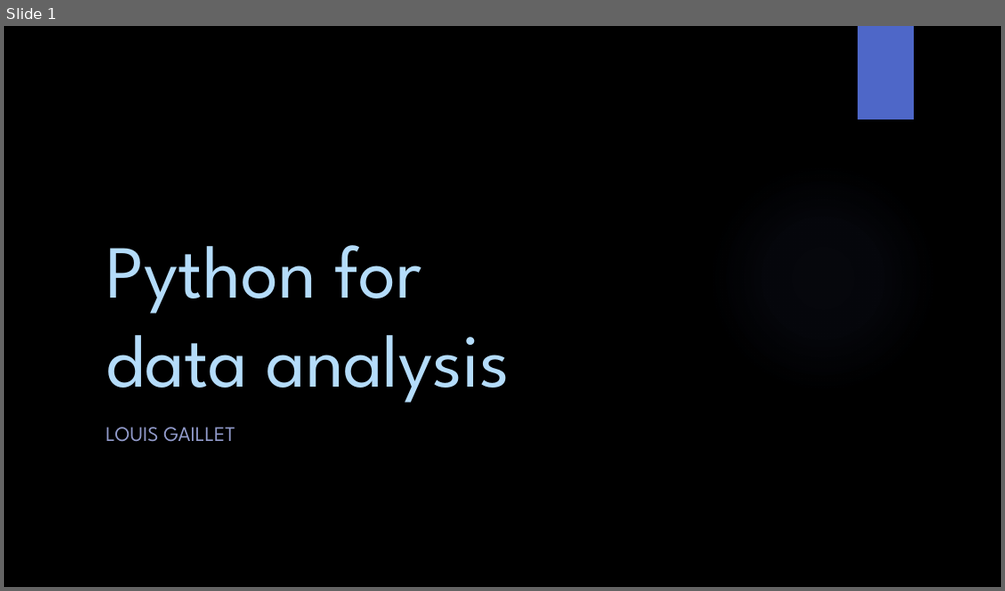
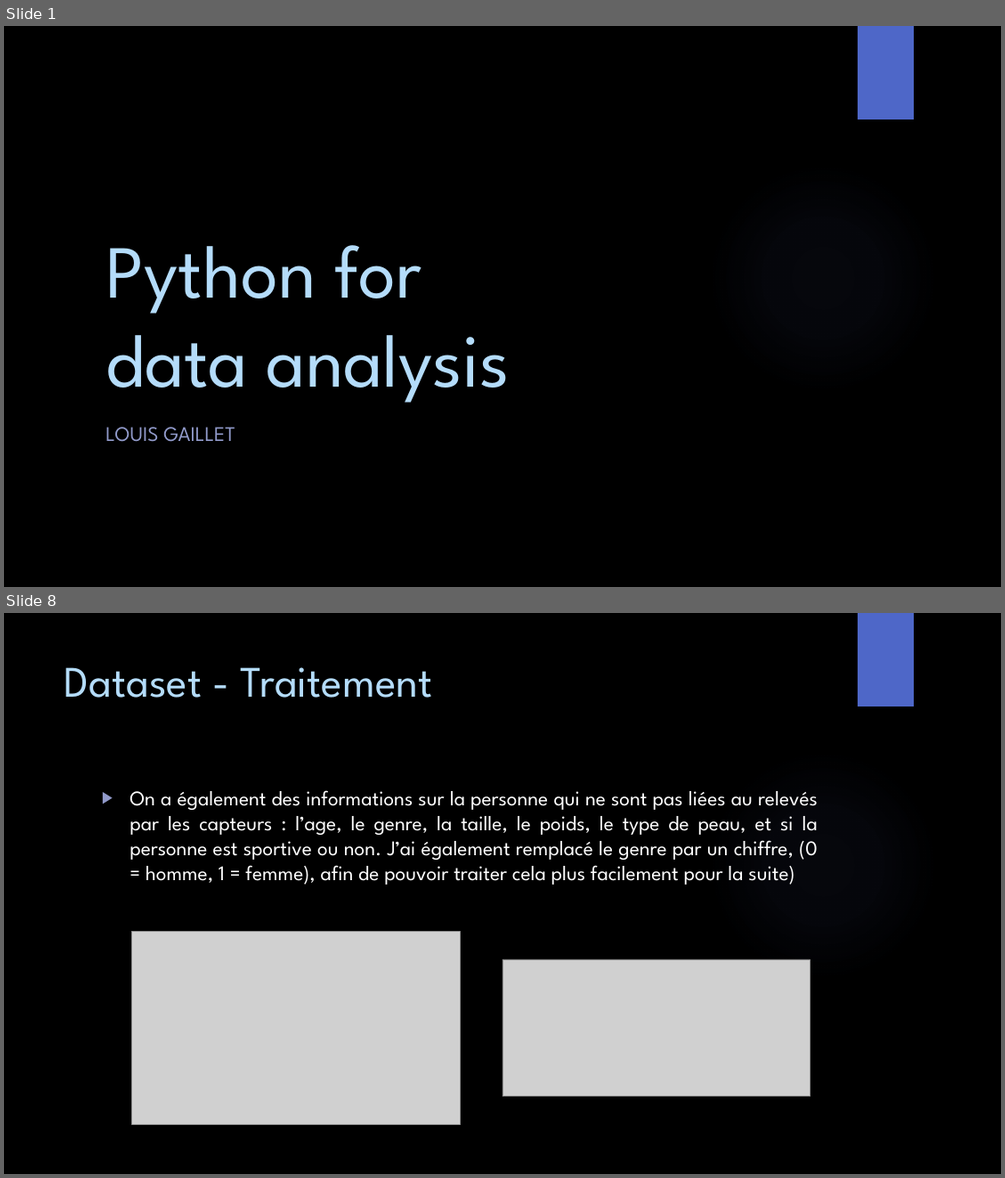
Before and after one commit to GailletLouis/Python_for_data_analysis, a slide deck: presentation.pptx. Shown one above the other, each under a label of ours: slide 1 before the commit, slides 1 and 8 after it; the slides between them are not shown. The pictures are 1005x591 and 1005x1178 pixels, drawn with LibreOffice and Linux fonts; fonts in the diff are those of the drawing; grey boxes stand for pictures; background and template pictures are left out. Boxes give left, top, right and bottom in pixels: in the first picture for what was removed or moved away, otherwise in the second. Text is boxed around its words. In the diff, an @@ line names an element or a change of style, - is before the commit and + after.

```diff
--- a/presentation.pptx
+++ b/presentation.pptx
@@ slide 8 added at <box>4,613,1001,1174</box>, background picture (left out); not listed: 2 template elements that a slide beside it also shows @@
@@ title added at <box>65,667,432,698</box>, 42 pt, text #B4DCFA @@
+Dataset - Traitement
@@ text added at <box>129,790,817,884</box>, 20 pt, text #FFFFFF @@
+▶ On a également des informations sur la personne qui ne sont pas liées au relevés par les capteurs : l’age, le genre, la taille, le poids, le type de peau, et si la personne est sportive ou non. J’ai également remplacé le genre par un chiffre, (0 = homme, 1 = femme), afin de pouvoir traiter cela plus facilement pour la suite)
@@ picture added at <box>131,932,461,1124</box> @@
@@ picture added at <box>502,959,810,1096</box> @@
```
Also in this commit, not shown: 2 slides changed, 9 other slides added.
